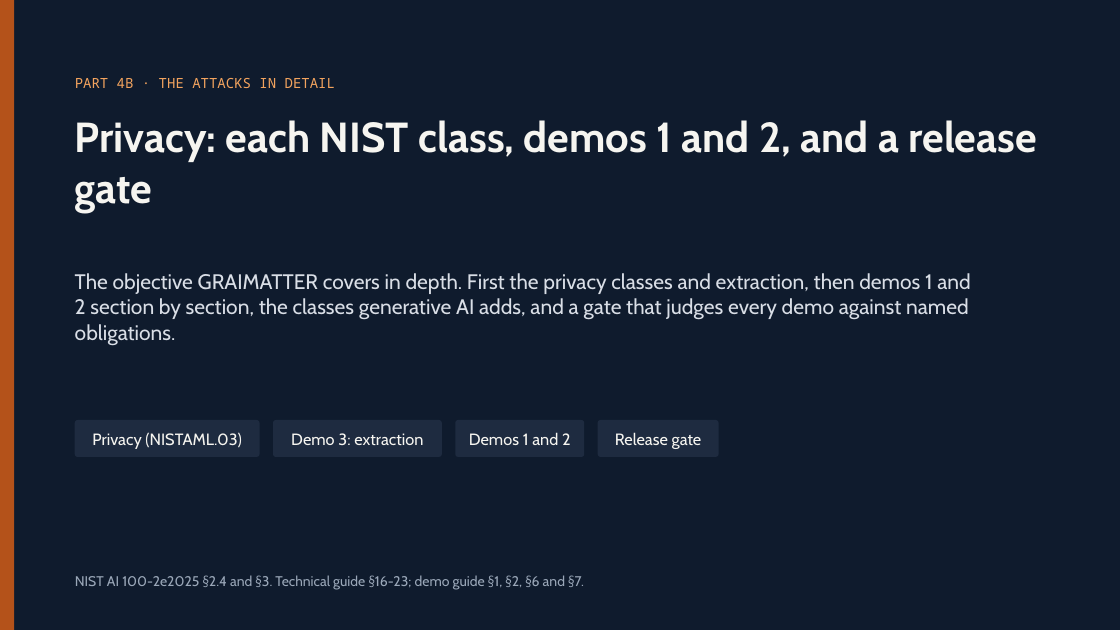
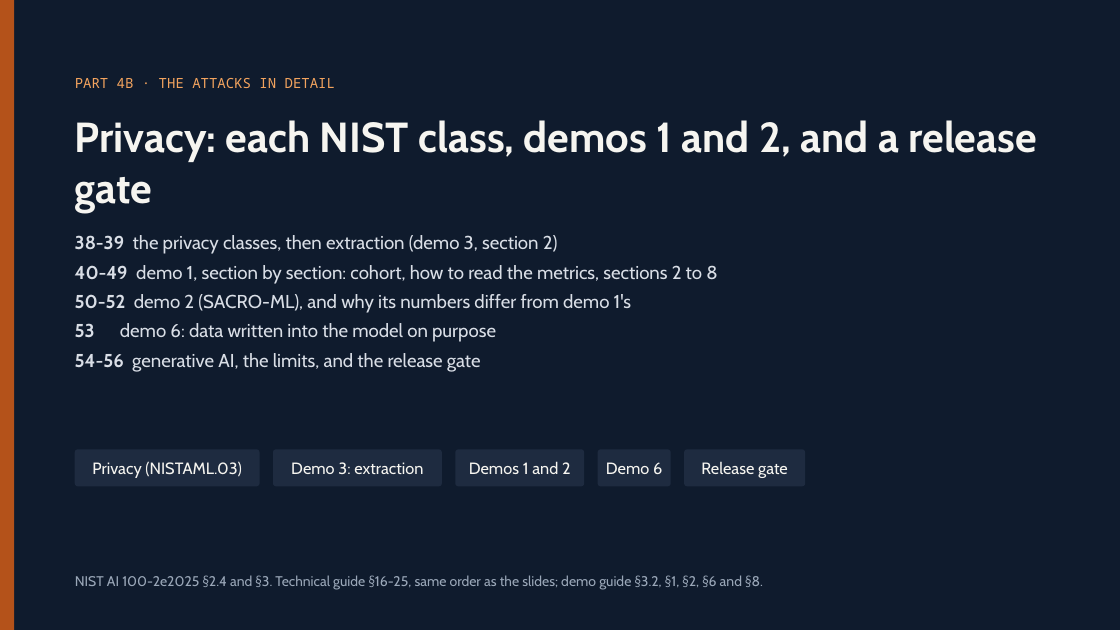
Before and after one commit to olonok69/graimatter_ML, a slide deck: slide 37 of docs/Adversarial_ML.pptx. Drawn at 1120x630 pixels with LibreOffice and Linux fonts; fonts in the diff are those of the drawing. Boxes give left, top, right and bottom in pixels: in the first picture for what was removed or moved away, otherwise in the second. Text is boxed around its words. In the diff, an @@ line names an element or a change of style, - is before the commit and + after.

```diff
--- a/docs/Adversarial_ML.pptx
+++ b/docs/Adversarial_ML.pptx
@@ text at <box>75,235,717,372</box>: text changed; size 18 to 16 pt @@
-The objective GRAIMATTER covers in depth. First the privacy classes and extraction, then demos 1 and 2 section by section, the classes generative AI adds, and a gate that judges every demo against named obligations.
+38-39 the privacy classes, then extraction (demo 3, section 2)
+40-49 demo 1, section by section: cohort, how to read the metrics, sections 2 to 8
+50-52 demo 2 (SACRO-ML), and why its numbers differ from demo 1's
+53 demo 6: data written into the model on purpose
+54-56 generative AI, the limits, and the release gate
@@ 3 texts, 3 rounded rectangles: place and size @@
-3 texts, 3 rounded rectangles at <box>75,420,584,457</box>
+3 texts, 3 rounded rectangles at <box>75,450,584,486</box>
@@ rounded rectangle: place and size @@
-rounded rectangle at <box>598,420,719,457</box>
+rounded rectangle at <box>598,450,671,486</box>
@@ text added at <box>606,462,662,474</box>, 14 pt, text #F6F5F0 @@
+Demo 6
@@ text "Release gate": place and size @@
-text "Release gate" at <box>615,432,702,449</box>
+text "Release gate" at <box>701,461,788,478</box>
@@ rounded rectangle added at <box>684,450,805,486</box>, fill #1E2B40 @@
@@ text at <box>75,575,763,590</box>: text changed @@
-NIST AI 100-2e2025 §2.4 and §3. Technical guide §16-23; demo guide §1, §2, §6 and §7.
+NIST AI 100-2e2025 §2.4 and §3. Technical guide §16-25, same order as the slides; demo guide §3.2, §1, §2, §6 and §8.
```
Also in this commit, not shown: 23 other slides changed, 1 slide added, 14 other files.
